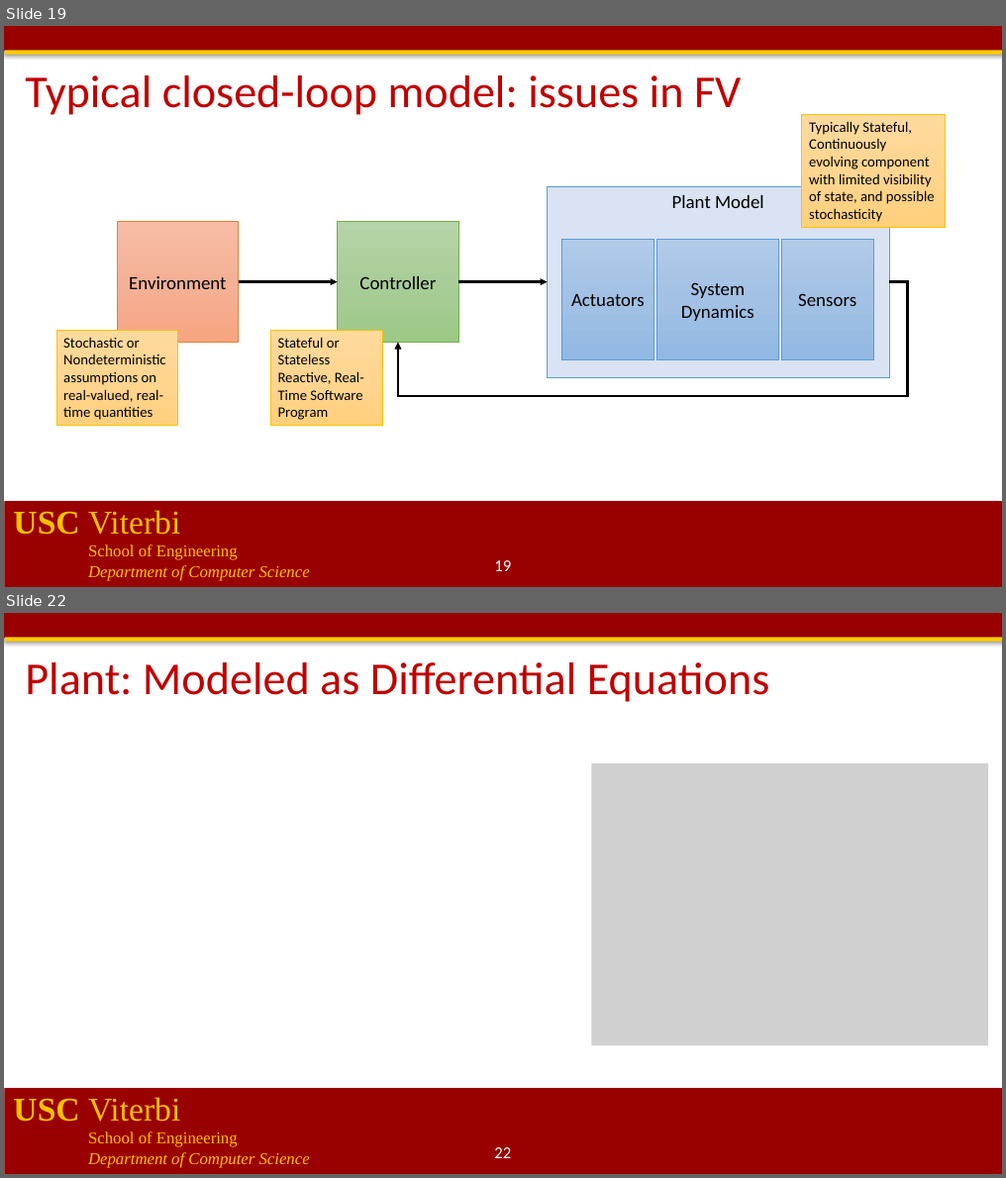
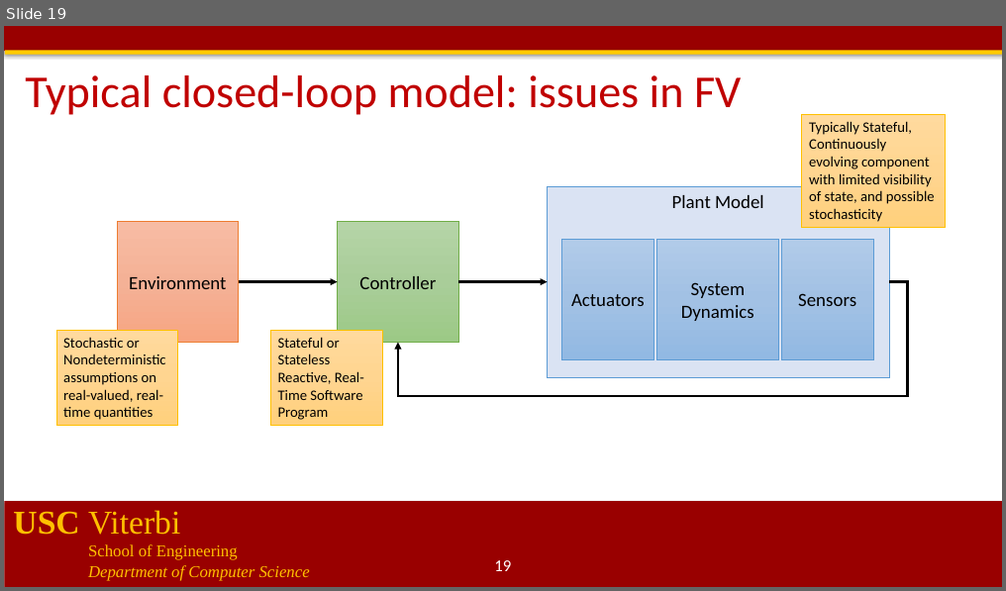
Before and after one commit to jdeshmukh/jdeshmukh.github.io, a slide deck: teaching/cs699-fm-for-robotics-spring-2021/verification-intro.pptx. Shown one above the other, each under a label of ours: slides 19 and 22 before the commit, slide 19 after it; the slides between them are not shown. The pictures are 1006x1178 and 1006x591 pixels, drawn with LibreOffice and Linux fonts; fonts in the diff are those of the drawing; grey boxes stand for pictures; background and template pictures are left out. Boxes give left, top, right and bottom in pixels: in the first picture for what was removed or moved away, otherwise in the second. Text is boxed around its words. In the diff, an @@ line names an element or a change of style, - is before the commit and + after.

```diff
--- a/teaching/cs699-fm-for-robotics-spring-2021/verification-intro.pptx
+++ b/teaching/cs699-fm-for-robotics-spring-2021/verification-intro.pptx
@@ slide 22 removed at [4,613,1002,1174], background #FFFFFF; not listed: 4 template elements that a slide beside it also shows @@
@@ title removed at [25,663,769,702] @@
-Plant: Modeled as Differential Equations
@@ picture removed at [592,763,988,1046] @@
@@ page number removed at [494,1148,511,1158] @@
-22
```
Also in this commit, not shown: 5 other slides removed, 5 other files.
